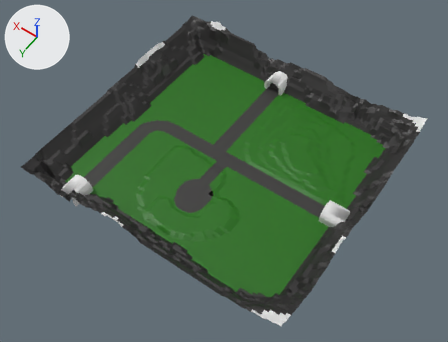
The FBX model FPSMulti/Assets/Resources/Misc/ground.fbx: old version first, new version second.
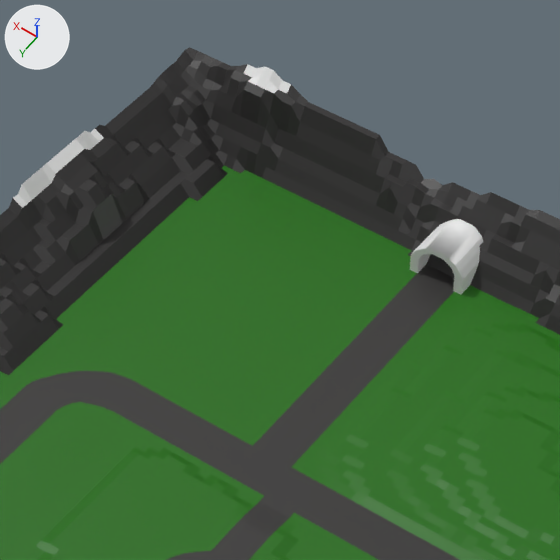
There are two pictures of each version: one whole from a camera (50 mm lens) standing at (-47.3, 270.2, 286.7) and looking at (82.0, 89.2, 2.3), one close up on the part from 29% to 70% of the width and 0% to 53% of the height. The axes (+X, +Y, +Z) are drawn at upper left. The lights are the same throughout. Where no turn or scale is listed for an object, it has been applied to the vertices. Vertices at the same position are counted once.

The older version as bpy lines, for what is in view:
```python
me_cube_002 = bpy.data.meshes.new('Cube.002')
me_cube_002.from_pydata(...)  # 44 vertices, 48 faces; spans x -1.02..11.87, y -1.0..12.29, z -1.0..7.61
me_plane_002 = bpy.data.meshes.new('Plane.002')
me_plane_002.from_pydata(...)  # 7667 vertices, 7497 faces; spans x 0.0..172.0, y -1.0..160.0, z 0.0..24.0
# faces by material slot: [4263, 2373, 76, 785]
me_plane_002.materials.append(mat_grass)  # dark green #1c6d00
me_plane_002.materials.append(mat_stone)  # black #2a2929
me_plane_002.materials.append(mat_snow)  # white #e7e7e7
me_plane_002.materials.append(mat_asphalt)  # black #353332
ob_cube_002 = bpy.data.objects.new('Cube.002', me_cube_002)
ob_cube_002.location = (90.0, 3.9, 1.0)
ob_stone = bpy.data.objects.new('Stone', me_plane_002)
ob_stone.location = (0.0, 0.0, 0.0)
```
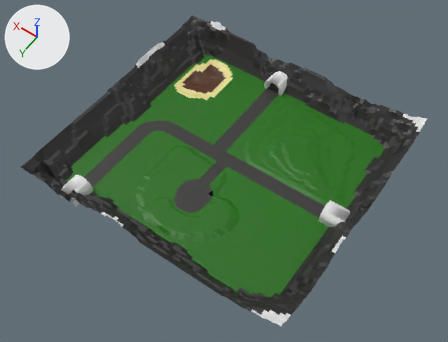
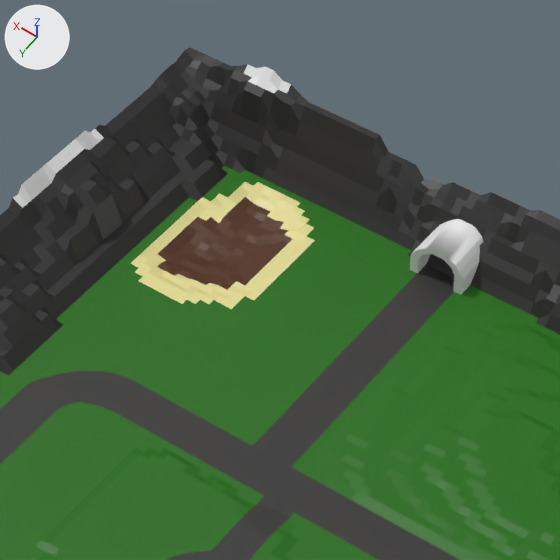
Boxes [x1, y1, x2, y2] around the edits, measured in the close-ups (560 x 560 px; the box of a moved part takes in the faces that stretch with it):
'Stone', reshaped, shading changed, recoloured (green to beige)
    both: [0, 48, 560, 560]
part 1 of me_plane_002, moved or reshaped
    before: [175, 230, 245, 260]
    after: [176, 238, 245, 268]
part 2 of me_plane_002, moved or reshaped
    before: [166, 198, 279, 278]
    after: [166, 204, 280, 283]
part 3 of me_plane_002, moved or reshaped
    both: [140, 182, 306, 300]
part 4 of me_plane_002, shading changed
    both: [0, 48, 560, 560]
part 5 of me_plane_002, recoloured (green to beige)
    both: [131, 194, 315, 309]

The edits, one by one:
Material 'Dirt' (mat_dirt) is new.
Its base color is (0.0871, 0.0303, 0.0116) (brown #53311c).
Material 'Sand' (mat_sand) is new.
Its base color is (0.8, 0.725, 0.304) (beige #e7dd96).
me_plane_002 is used by ob_stone; location (0.0, 0.0, 0.0).
me_plane_002 had 7667 vertices, 7497 faces and spanned x 0.0..172.0, y -1.0..160.0, z 0.0..24.0.
me_plane_002 now has 7667 vertices, 7497 faces and spans x 0.0..172.0, y -1.0..160.0, z -3.0..24.0.
me_plane_002 part 1: 11 of the vertices in x 137.0..144.0, y 32.0..38.0, z 0.0 are moved by (0.0, 0.0, -3.0).
me_plane_002 part 2: 101 of the vertices in x 130.0..147.0, y 17.0..44.0, z 0.0 are moved by (0.0, 0.0, -2.0).
me_plane_002 part 3: 72 of the vertices in x 128.0..149.0, y 14.0..48.0, z 0.0 are moved by (0.0, 0.0, -1.0).
me_plane_002 part 4: edges marked sharp go from 4983 to 5344.
me_plane_002 part 5: 129 of the faces centred in x 124.0..150.0, y 13.0..51.0, z 0.0 switch from mat_grass (dark green #1c6d00) to mat_sand (beige #e7dd96).
me_plane_002 now uses material mat_dirt (brown #53311c).
